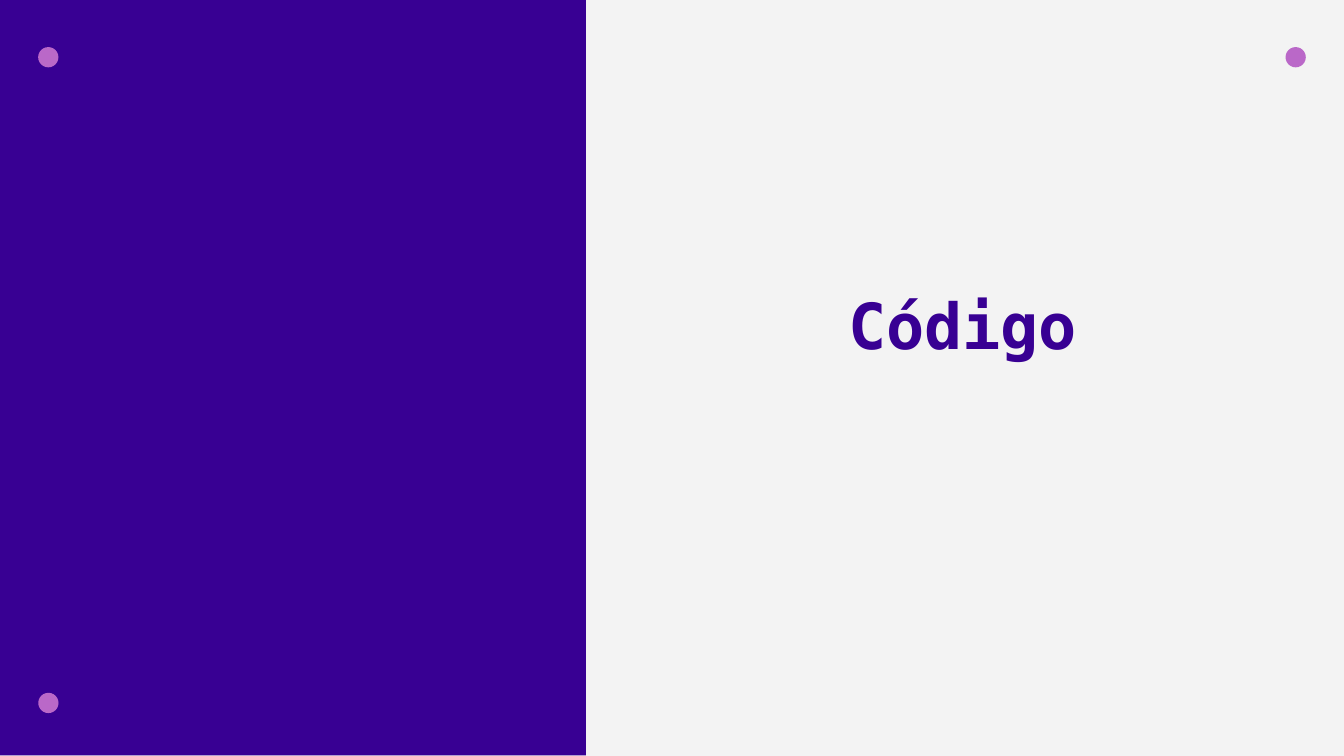
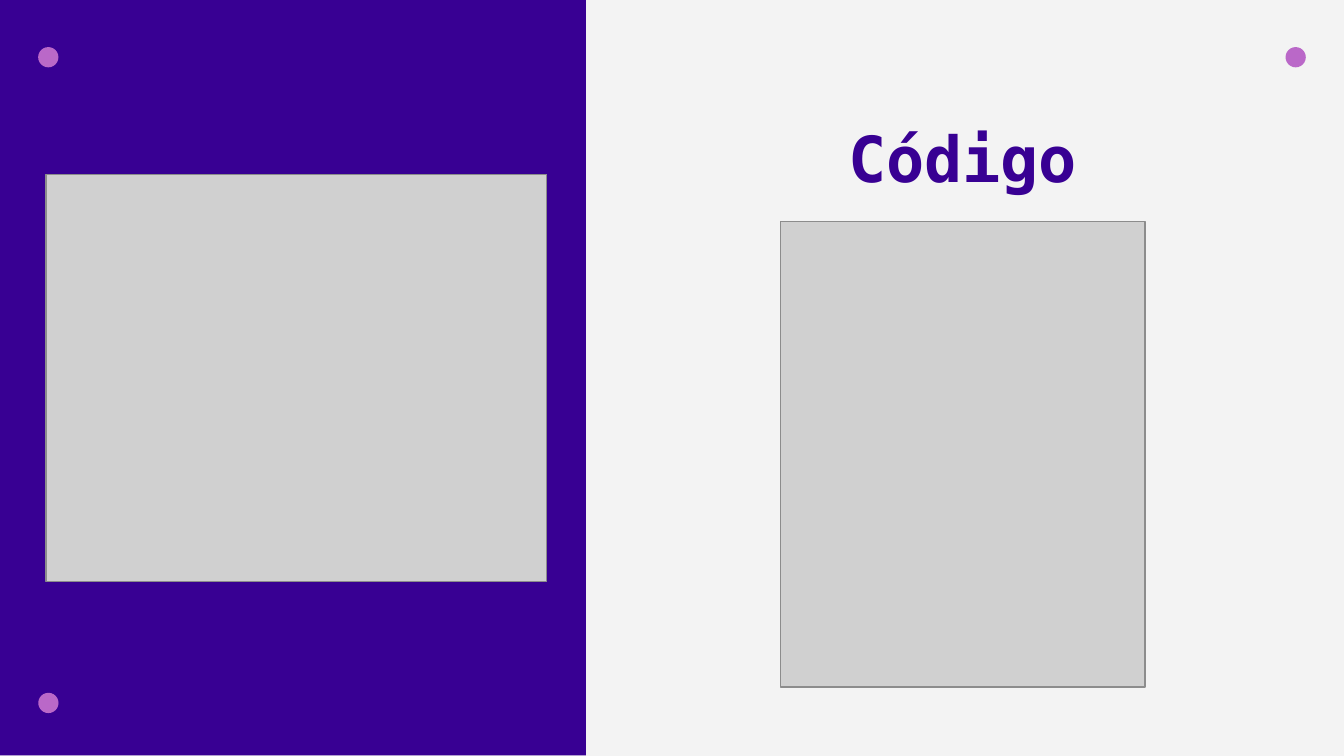
Before and after one commit to LucianoMartinez21/Catedra_1_C-, a slide deck: slide 11 of Presentacion_Fundamentos.pptx. Drawn at 1344x756 pixels with LibreOffice and Linux fonts; fonts in the diff are those of the drawing; grey boxes stand for pictures. Boxes give left, top, right and bottom in pixels: in the first picture for what was removed or moved away, otherwise in the second. Text is boxed around its words. In the diff, an @@ line names an element or a change of style, - is before the commit and + after.

```diff
--- a/Presentacion_Fundamentos.pptx
+++ b/Presentacion_Fundamentos.pptx
@@ title "Código": place and size @@
-title "Código" at <box>848,297,1077,362</box>
+title "Código" at <box>848,130,1077,195</box>
@@ picture added at <box>46,175,547,582</box> @@
@@ picture added at <box>781,222,1145,687</box> @@
```
Also in this commit, not shown: 4 other slides changed.
